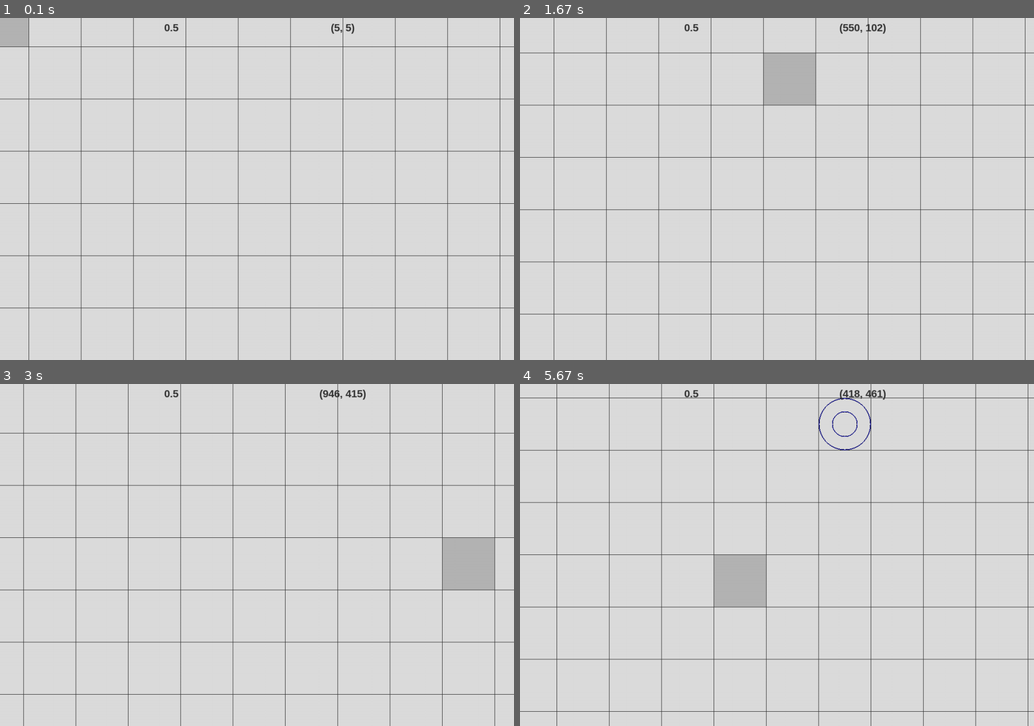
Above: before the commit, frames 1-4 (two rows, left to right).
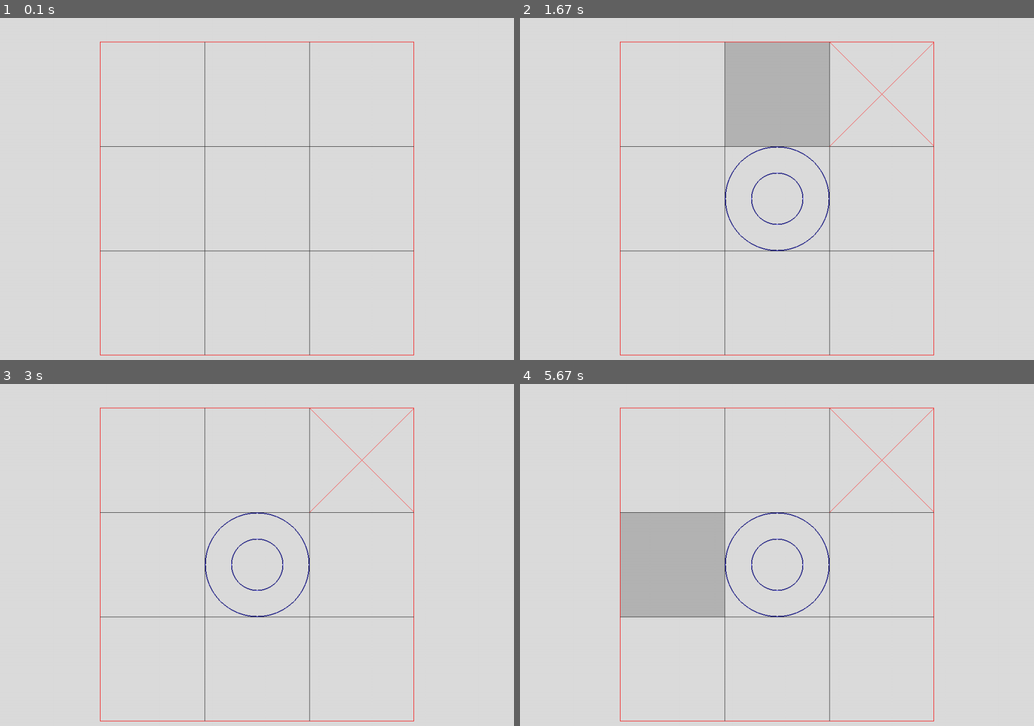
Above: after the commit, the same moments.

Repository: CoDen256/TicTacToe
Game: pygame game, started from app/TicTacToe.py
Two runs of this game, one before a commit and one after it. Both use one fixed random seed, a clock stepped at 60 frames per second and the inputs below.
Inputs (mouse positions are in pixels of both pictures, inside the frame that each line leads up to):
- Up to frame 1 (0.1 s): no input
- Up to frame 2 (1.67 s): press the mouse at (777, 199) at 0.37 s; move the mouse to (694, 168) at 0.47 s; release the mouse at (617, 137) at 0.6 s; click (854, 69) at 0.72 s; press the mouse at (777, 199) at 1.03 s; move the mouse to (802, 192) at 1.13 s; release the mouse at (833, 189) at 1.27 s; press the mouse at (777, 199) at 1.37 s; move the mouse to (777, 130) at 1.47 s; release the mouse at (782, 65) at 1.6 s
- Up to frame 3 (3 s): press the mouse at (257, 565) at 1.7 s; move the mouse to (251, 623) at 1.8 s; release the mouse at (246, 678) at 1.93 s; press the mouse at (257, 565) at 2.03 s; move the mouse to (185, 585) at 2.13 s; release the mouse at (113, 609) at 2.27 s; press the mouse at (257, 565) at 2.37 s; move the mouse to (282, 510) at 2.47 s; release the mouse at (313, 455) at 2.6 s; press the mouse at (257, 565) at 2.7 s; move the mouse to (354, 572) at 2.8 s; release the mouse at (452, 582) at 2.93 s
- Up to frame 4 (5.67 s): press the mouse at (777, 565) at 3.03 s; move the mouse to (838, 544) at 3.13 s; release the mouse at (905, 524) at 3.27 s; press the mouse at (777, 565) at 3.37 s; move the mouse to (802, 534) at 3.47 s; release the mouse at (828, 507) at 3.6 s; press the mouse at (777, 565) at 3.7 s; move the mouse to (797, 548) at 3.8 s; release the mouse at (818, 534) at 3.93 s; press the mouse at (777, 565) at 4.03 s; move the mouse to (782, 616) at 4.13 s; release the mouse at (782, 664) at 4.27 s; press the mouse at (777, 565) at 4.37 s; move the mouse to (694, 548) at 4.47 s; release the mouse at (607, 531) at 4.6 s; press the mouse at (777, 565) at 4.7 s; move the mouse to (807, 582) at 4.8 s; release the mouse at (838, 602) at 4.93 s; press the mouse at (777, 565) at 5.03 s; move the mouse to (771, 589) at 5.13 s; release the mouse at (771, 616) at 5.27 s; press the mouse at (777, 565) at 5.37 s; move the mouse to (746, 582) at 5.47 s; release the mouse at (720, 602) at 5.6 s

The runs differ from the first frame. In frame 1, 5.3% of the frame differs, in the area x 0-100%, y 0-100%; in frame 2, 9.4%; in frame 3, 6.7%; in frame 4, 12%.

Commit message:
small fixes, refactoring and code cleaning

Diff:
--- a/app/TicTacToe.py
+++ b/app/TicTacToe.py
@@ -24,7 +24,7 @@
 
     def update(self):
         while self.mainloop:
-            self.current_screen.handleInput()
+            self.current_screen.handle_input()
             self.current_screen.update()
             self.current_screen.render()
 
@@ -37,5 +37,5 @@
         quit_game()
 
 game = TicTacToe(1080, 720)
-game.type = 1
+game.type = 0
 game.run("Game")
--- a/app/grids/ExpandableGrid.py
+++ b/app/grids/ExpandableGrid.py
@@ -6,7 +6,7 @@
     def __init__(self, parent, position, cell_size, columns=25, rows=25):
         super().__init__(parent, columns, rows, cell_size, position, scale=0.5)
         self.scores = [0, 0]
-        self.position = self.x, self.y = self.parent.x - self.x, self.parent.y - self.y
+        self.x, self.y = self.parent.x - self.x, self.parent.y - self.y
 
         self.last_pressed = None  # last pressed point
 
@@ -15,11 +15,8 @@
 
         self.dragged = False
 
-    def updateScore(self):
-        pass
-
-    def updateInput(self, event):
-        # Handles each event if for loop
+    def update_input(self, event):
+        # Handles each event in for loop
         if event.type == pygame.MOUSEBUTTONDOWN:
             if event.button == 4:  # mouse wheel rolled up
                 self.resize(+0.05, event.pos)
@@ -41,11 +38,14 @@
         if self.dragged:
             self.on_drag()
 
+    def update_score(self):
+        pass
+
     def render(self):
         self.parent.blit(self.surface, (self.x, self.y))
 
-        self.renderGrid()
-        self.renderCells()
+        self.render_grid()
+        self.render_cells()
 
         self.full_delta = None
         # updating full_delta
@@ -95,7 +95,7 @@
             self.y = -self.height + self.parent.height
 
     @property
-    def just_pressed(self):
+    def is_just_pressed(self):
         # If not input provided or the delta is small return False
         # Otherwise returns the position of touching
         if not self.full_delta:
--- a/app/grids/Grid.py
+++ b/app/grids/Grid.py
@@ -1,4 +1,4 @@
-from abc import ABCMeta, abstractmethod
+from abc import ABCMeta, abstractmethod, abstractproperty
 import pygame
 import pygame.gfxdraw as pydraw
 
@@ -16,7 +16,7 @@
         self.columns = columns
         self.rows = rows
 
-        self.position = self.x, self.y = position
+        self.x, self.y = position
 
         self.parent = parent  # parent surface
         self.surface = pygame.Surface((self.width, self.height))
@@ -26,13 +26,8 @@
         self.grid_color = color
 
     @abstractmethod
-    def updateInput(self):
+    def update_input(self, event):
         """ Updates input of user (zoom in/out, drag)"""
-        pass
-
-    @abstractmethod
-    def updateScore(self):
-        """ Updates score of each player """
         pass
 
     @abstractmethod
@@ -41,8 +36,18 @@
         pass
 
     @abstractmethod
+    def update_score(self):
+        """ Updates score of each player """
+        pass
+
+    @abstractmethod
     def render(self):
         """ Renders grid surface, grid lines, cells """
+        pass
+
+    @abstractproperty
+    def is_just_pressed(self):
+        """ Returns False if not properly pressed, otherwise -> position"""
         pass
 
     def convert(self, position):
@@ -64,7 +69,7 @@
         else:
             return False
 
-    def renderGrid(self):
+    def render_grid(self):
         """ Render lines and box of the grid """
         self.surface.fill((0, 0, 0))
 
@@ -79,17 +84,17 @@
         for j in range(self.rows - 1):
             pydraw.hline(self.surface, 0, self.width, (j+1)*self.cell_size, self.grid_color)
 
-    def renderCells(self):
+    def render_cells(self):
         # Renders all the cells acording to the content of the cell
         for row in range(len(self.cells)):
             for col in range(len(self.cells[row])):
                 if self.cells[row][col] == 1:
-                    self.renderCross((row, col))
+                    self.render_cross((row, col))
                 elif self.cells[row][col] == -1:
-                    self.renderCircle((row, col))
+                    self.render_circle((row, col))
 
-    def renderCross(self, position):
-        """ Renders a cross at position (relative to array) """
+    def render_cross(self, position):
+        """ Renders a cross at given position (relative to array) """
         # id = 1
 
         x, y = self.arr_to_grid(position)
@@ -102,8 +107,8 @@
                     x + self.cell_size, y,
                     x, y + self.cell_size, (255, 50, 50))
 
-    def renderCircle(self, position):
-        """ Renders a circle at position (relative to array) """
+    def render_circle(self, position):
+        """ Renders a circle at given position (relative to array) """
         # id = -1
 
         x, y = self.arr_to_grid(position)
@@ -166,3 +171,7 @@
     def cell_size(self):
         """ Current scaled size of cells """
         return int(self.initial_size * self.scale)
+
+    @property
+    def position(self):
+        return (self.x, self.y)
--- a/app/grids/StaticGrid.py
+++ b/app/grids/StaticGrid.py
@@ -8,20 +8,40 @@
         super().__init__(parent, columns, rows, cell_size, position, scale=1)
         self.scores = [0, 0]
 
+        self.touched = False
+        self.last_pos = None
+
+    def update_input(self, event):
+        # Only handling the touching: grid is not resizable
+        # Handles each event in loop
+        if event.type == pygame.MOUSEBUTTONDOWN:
+            if event.button == 1:
+                self.last_pos = pygame.mouse.get_pos()
+        if event.type == pygame.MOUSEBUTTONUP:
+            if event.button == 1:
+                self.touched = True
+
+    def update(self):
+        # Nothing to update
+        pass
+
+    def update_score(self):
+        pass
+
     def render(self):
         # Parent surface blits grid surface at the position
         self.parent.blit(self.surface, (self.x, self.y))
 
-        self.renderGrid()
-        self.renderCells()
+        self.render_grid()
+        self.render_cells()
 
-    def updateScore(self):
-        pass
+        self.touched = False
 
-    def updateInput(self, event):
-        """ No update is needed: grid is not resizable """
-        pass
+    @property
+    def is_just_pressed(self):
+        # If no touched returns False
+        # Otherwise returns the position of touching
+        if not self.touched:
+            return False
 
-    def update(self):
-        """ No update is needed """
-        pass
+        return self.last_pos
--- a/app/players/Computer.py
+++ b/app/players/Computer.py
@@ -8,7 +8,7 @@
         super().__init__(grid, id)
         self.ai_component = AIComponent(id)
 
-    def onTurn(self):
+    def on_turn(self):
         position = None
 
         if isinstance(self.grid, ExpandableGrid):
@@ -16,9 +16,9 @@
         else:
             position = self.ai_component.compute_next_move_3x3(self.grid)
 
-        self.makeMove(position)
+        self.make_move(position)
 
         return True
 
-    def makeMove(self, position):
+    def make_move(self, position):
         self.grid.add(self.id, position)
--- a/app/players/Human.py
+++ b/app/players/Human.py
@@ -7,24 +7,21 @@
         super().__init__(grid, id)
         self.pressed = False
 
-    def onTurn(self):
-        pos = self.handleInput()
+    def on_turn(self):
+        # Handle the input user and returns the position
+        pos = self.grid.is_just_pressed
 
         if not pos:
             return False
 
-        return self.makeMove(pos)
+        return self.make_move(pos)
 
-    def makeMove(self, position):
+    def make_move(self, position):
         # Convert position from absolute to cell position
         # Returns true if move is successful and cell is empty
+
         result_pos = self.grid.convert(position)
         if result_pos:
             return self.grid.add(self.id, result_pos)
         else:
             return False
-
-    def handleInput(self):
-        # Handle the input user and returns the position
-
-        return self.grid.just_pressed
--- a/app/players/Player.py
+++ b/app/players/Player.py
@@ -8,11 +8,11 @@
         self.id = id
 
     @abstractmethod
-    def onTurn(self):
+    def on_turn(self):
         """ Methods that is called on each turn -> bool"""
         pass
 
     @abstractmethod
-    def makeMove(self):
+    def make_move(self):
         """ Methods that is called to make a move on a grid """
         pass
--- a/app/screens/GameScreen.py
+++ b/app/screens/GameScreen.py
@@ -32,9 +32,9 @@
         self.currentPLayerNum = randint(0, 1)
         self.update_current()
 
-    def handleInput(self):
+    def handle_input(self):
         for e in pygame.event.get():
-            self.grid.updateInput(e)
+            self.grid.update_input(e)
             if e.type == pygame.QUIT:
                 self.game.quit()
 
@@ -49,10 +49,10 @@
         self.update_current()
         self.grid.update()
 
-        if not self.current.onTurn():
+        if not self.current.on_turn():
             pass
         else:
-            self.grid.updateScore()
+            self.grid.update_score()
             self.currentPLayerNum = 1 - self.currentPLayerNum
 
     def render(self):
@@ -62,8 +62,8 @@
         self.grid.highlight(pygame.mouse.get_pos())
         self.grid.render()
 
-        toast(self.surface, str(pygame.mouse.get_pos()), 20, (50, 50, 50), self.game.w * 2/3, 20)
-        toast(self.surface, str(self.grid.scale), 20, (50, 50, 50), self.game.w * 1/3, 20)
+        #toast(self.surface, str(pygame.mouse.get_pos()), 20, (50, 50, 50), self.game.w * 2/3, 20)
+        #toast(self.surface, str(self.grid.scale), 20, (50, 50, 50), self.game.w * 1/3, 20)
         # self.renderMessages()
 
         pygame.display.flip()
